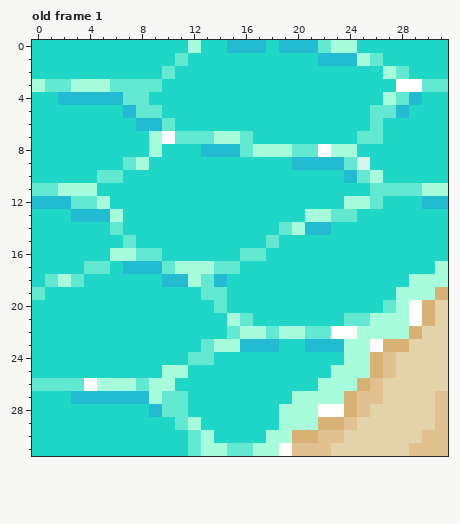
Two versions of one pixel-art file, projects/comfy-jam-summer/public/assets/sprites/terrain/animated-coast1.aseprite. Above: the version before the commit.
32x32 pixels, 1 frame. Shown: old frame 1. The commit also changed other frames, which this record leaves out.
After:
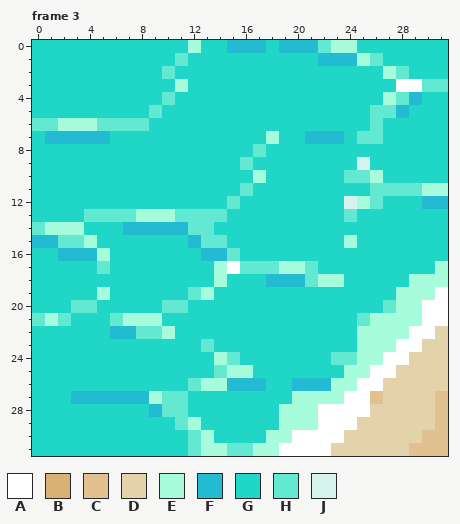
Palette (. is transparent): A #ffffff  B #d8b174  C #e1c190  D #e4d2aa  E #a6fcdb  F #22bbd2  G #20d6c7  H #63e9d1  J #d5f2ed
A new or re-ordered frame is compared with the old frame closest to it.
Change:
frames 1 -> 4
Changed rows in their new state; - is an unchanged pixel.
Frame 3 is new; against old frame 1:
first column x 0:
 3 GGGGGGGGGG-E--------------------
 4 --GGGGGGG-H---------------------
 5 -------GG-----------------------
 6 HHEEEHHHHGG---------------------
 7 -FFFFF---GGGGGGGG-E--FFF--------
 8 ---------G---GGGGHGGGGGGG-------
 9 -------GG-------H---GGGGG-------
10 -----GG----------E------H-------
11 GGGGG-----------H---------------
12 GGGGGG---------H--------J-------
13 ---GHHHHEEEHHHH------GGG--------
14 HEEE--GFFFFFHH-----GGGG---------
15 FFHHE--G----FHH---G-----E-------
16 --FFFEGGGG---FFHGG--------------
17 ----G--GGGGGGGEAHHHEEH----------
18 -GGG------GGGGE---FFFHEE--------
19 G----E------HEG----------------A
20 ---HH-----HH--G--------------EAA
21 HEH---HEEE-----GG-------G----EAA
22 ------FFHHE----GGGGGGGGGG----AA-
23 --------------GGGGG--GGGG-EEAA--
24 ------------GGEH-------HH-EAA---
25 ----------GG--HEE------G--AA----
26 GGGGGGGGGGG-HEEFFF--FFF--AA-----
27 ------------------------AA------
28 ------------------------AA------
29 ----------------------AAA-------
30 --------------------AAAA--------
31 --------------------AAA---------
Changed places in both pictures, as pixel boxes (x1, y1, x2, y2):
changed: (32, 79, 448, 456)
